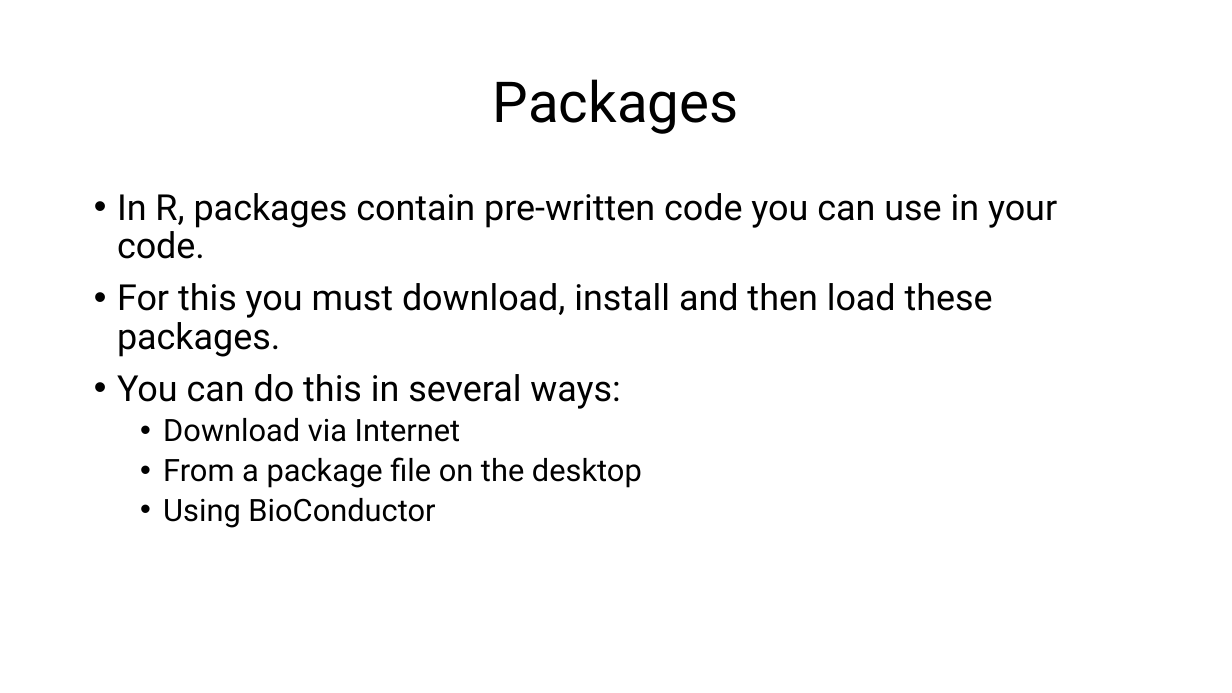
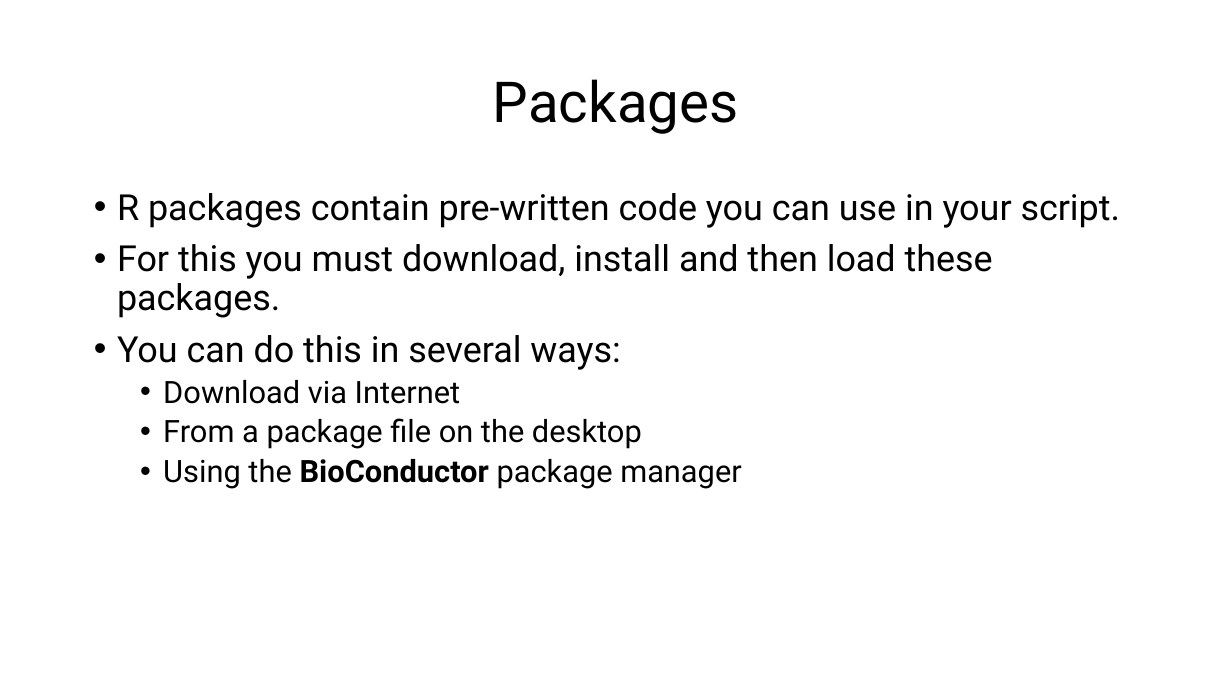
Before and after one commit to csmatyi/crs2025, a slide deck: slide 16 of CRS2025_R_workshop.pptx (slide 15 before the commit). Drawn at 1232x693 pixels with LibreOffice and Linux fonts; fonts in the diff are those of the drawing. Boxes give left, top, right and bottom in pixels: in the first picture for what was removed or moved away, otherwise in the second. Text is boxed around its words. In the diff, an @@ line names an element or a change of style, - is before the commit and + after.

```diff
--- a/CRS2025_R_workshop.pptx
+++ b/CRS2025_R_workshop.pptx
@@ text at [117,193,1121,228]: text changed @@
-• In R, packages contain pre-written code you can use in your code.
+• R packages contain pre-written code you can use in your script.
@@ text at [163,459,741,489]: text changed @@
-  • Using BioConductor
+  • Using the BioConductor package manager
```
Also in this commit, not shown: 6 other slides changed, 1 slide added, 2 other files.
